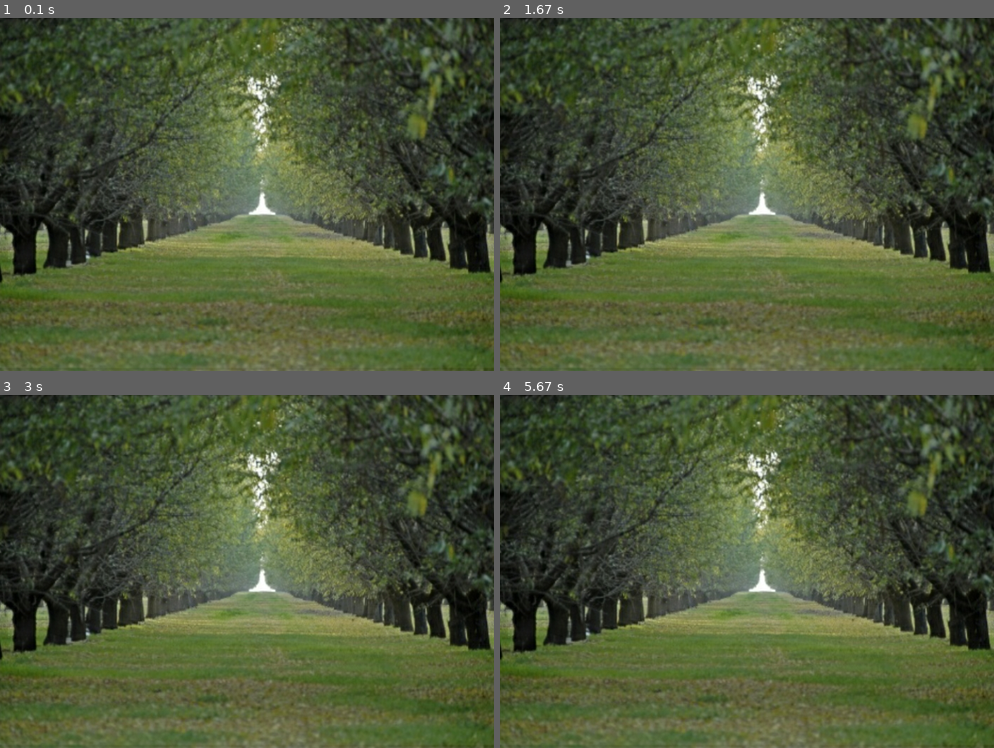
Above: before the commit, frames 1-4 (two rows, left to right).
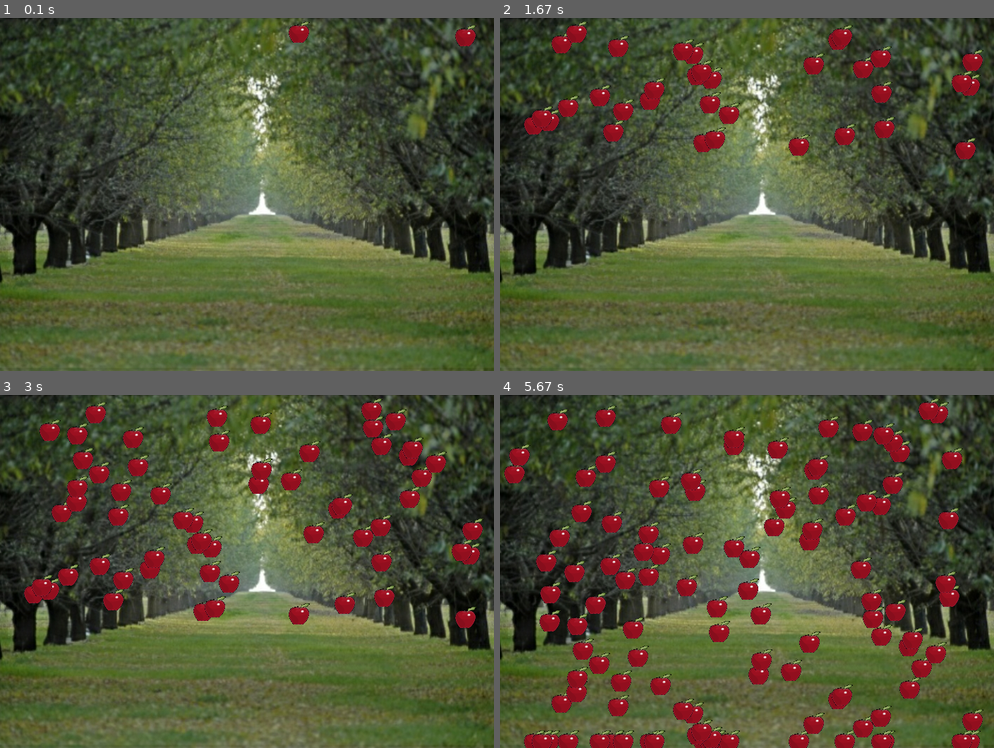
Above: after the commit, the same moments.

Repository: Carine-SHS-Digital-Tech/dodge-pygame-ShaquilleOneal69
Game: pygame game, started from main.py
Same seed, same stepped clock (60 frames per second), same inputs: the game is played once before the commit and once after it.
Inputs:
- Up to frame 1 (0.1 s): no input
- Up to frame 2 (1.67 s): no input
- Up to frame 3 (3 s): no input
- Up to frame 4 (5.67 s): no input

The runs differ from the first frame. In frame 1, 0.4% of the frame differs, in the area x 58-97%, y 1-8%; in frame 2, 5.5%; in frame 3, 10%; in frame 4, 18%, in the area x 0-98%, y 1-100%.

Commit message:
Apples started to fall and reach the bottom

Diff:
--- a/main.py
+++ b/main.py
@@ -16,6 +16,11 @@
 
     def setImage(self,graphicSelected):
         fallingObjectsImage = pygame.image.load(graphicSelected)
+        self.image.blit(fallingObjectsImage,(0,0))
+
+    def moveFallingObjects(self,distance):
+        if self.rect.y <= 470:
+            self.rect.y = self.rect.y + distance
 
 pygame.init()                               # Pygame is initialised (starts running)
 
@@ -42,6 +47,8 @@
 
     allFallingObjects.add(nextObject)
 
+    for eachObject in (allFallingObjects.sprites()):
+        eachObject.moveFallingObjects(5)
     screen.blit(background_image, [0,0])
     allFallingObjects.draw(screen)
     pygame.display.flip()                   # Go ahead and update the screen with what we've drawn.
